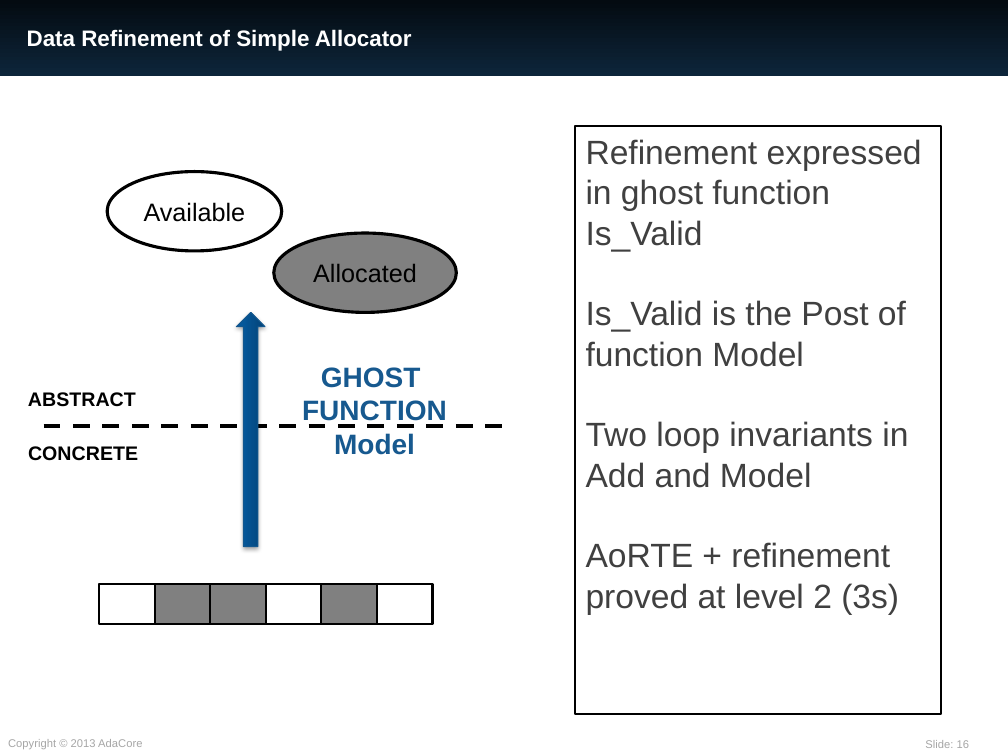
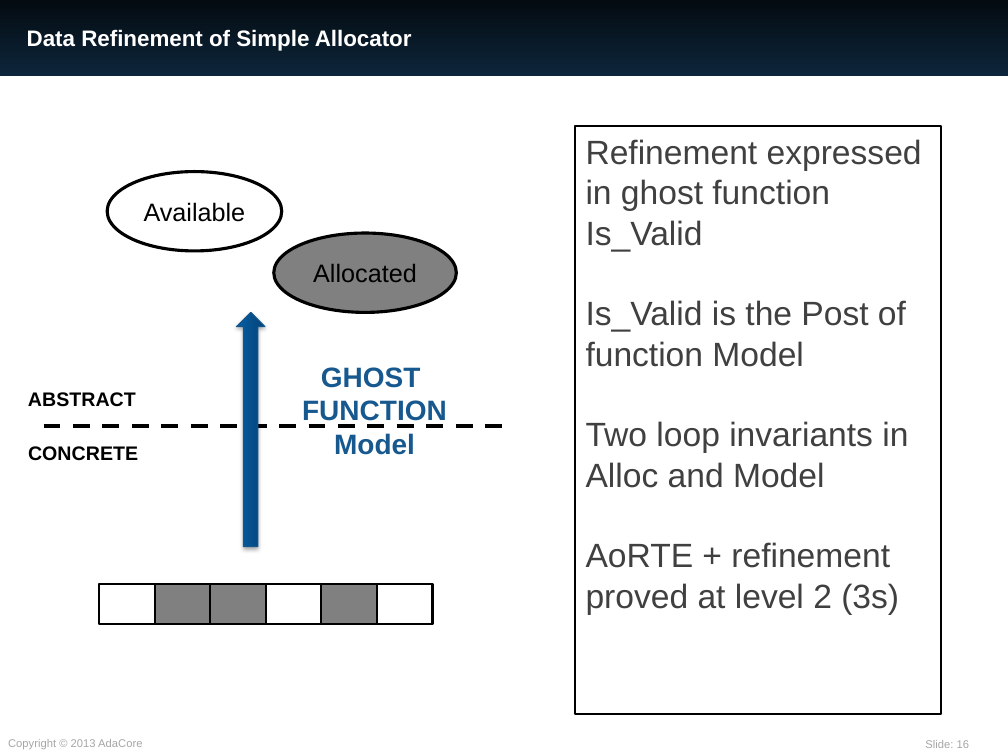
Before and after one commit to AdaCore/spark2014, a slide deck: slide 16 of slides/RSSRail_2016/SPARK.pptx. Drawn at 1008x756 pixels with LibreOffice and Linux fonts; fonts in the diff are those of the drawing. Boxes give left, top, right and bottom in pixels: in the first picture for what was removed or moved away, otherwise in the second. Text is boxed around its words. In the diff, an @@ line names an element or a change of style, - is before the commit and + after.

Commit message:
OA21-028 Final version

```diff
--- a/slides/RSSRail_2016/SPARK.pptx
+++ b/slides/RSSRail_2016/SPARK.pptx
@@ text at <box>586,421,908,488</box>: text changed @@
-Two loop invariants in Add and Model
+Two loop invariants in Alloc and Model
```
